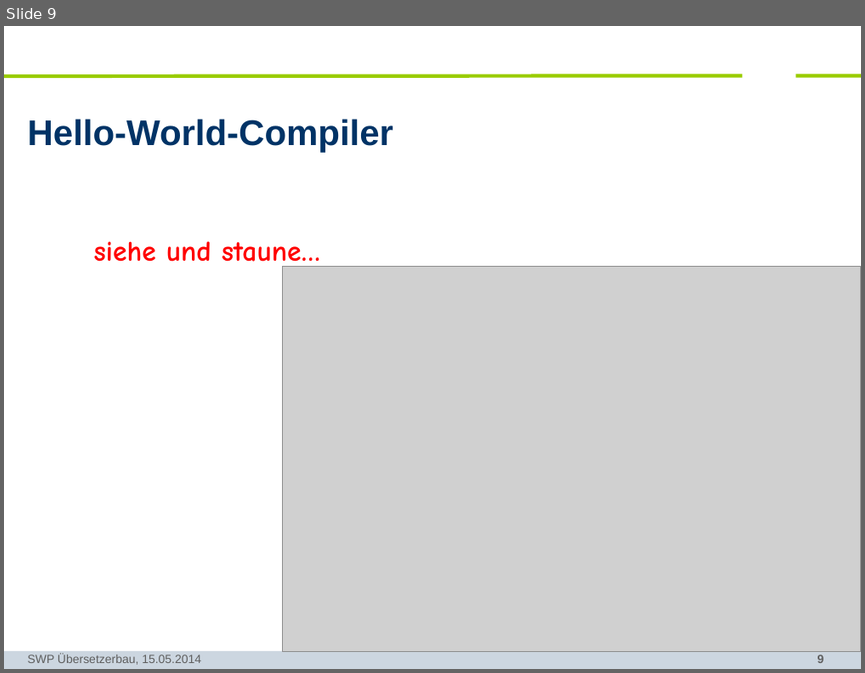
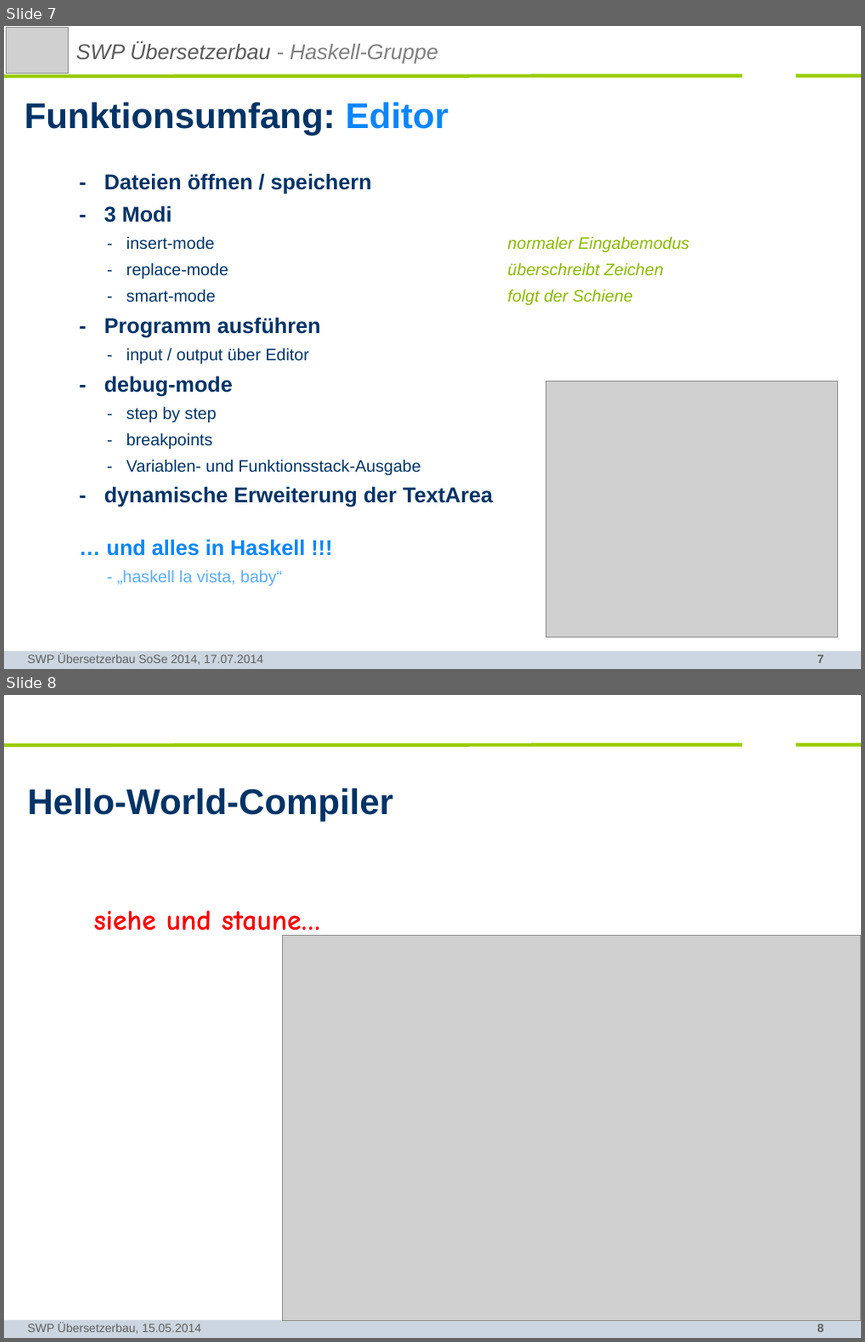
Before and after one commit to SWP-Ubau-SoSe2014-Haskell/SWPSoSe14, a slide deck: documentation/SWPSoSe14MS3.ppt. Shown one above the other, each under a label of ours: slide 9 before the commit, slides 7 and 8 after it. The pictures are 865x673 and 865x1342 pixels, drawn with LibreOffice and Linux fonts; fonts in the diff are those of the drawing; grey boxes stand for pictures; background and template pictures are left out. Boxes give left, top, right and bottom in pixels: in the first picture for what was removed or moved away, otherwise in the second. Text is boxed around its words. In the diff, an @@ line names an element or a change of style, - is before the commit and + after.

```diff
--- a/documentation/SWPSoSe14MS3.ppt
+++ b/documentation/SWPSoSe14MS3.ppt
@@ slide 7 added at (x1=4, y1=26, x2=861, y2=669), background #FFFFFF; not listed: 4 template elements that a slide beside it also shows @@
@@ picture added at (x1=7, y1=28, x2=69, y2=73) @@
@@ text added at (x1=76, y1=42, x2=438, y2=63), 18 pt, text #595959, italic @@
+SWP Übersetzerbau - Haskell-Gruppe
@@ title added at (x1=24, y1=102, x2=449, y2=136), 30 pt, text #003366, bold @@
+Funktionsumfang: Editor
@@ text added at (x1=104, y1=173, x2=689, y2=585), 14 pt, text #003366 @@
+- Dateien öffnen / speichern
+- 3 Modi
+- insert-mode normaler Eingabemodus
+- replace-mode überschreibt Zeichen
+- smart-mode folgt der Schiene
+- Programm ausführen
+- input / output über Editor
+- debug-mode
+- step by step
+- breakpoints
+- Variablen- und Funktionsstack-Ausgabe
+- dynamische Erweiterung der TextArea
+… und alles in Haskell !!!
+- „haskell la vista, baby“
@@ picture added at (x1=546, y1=381, x2=839, y2=637) @@
@@ text added at (x1=28, y1=653, x2=263, y2=664), 10 pt, text #5F5F5F @@
+SWP Übersetzerbau SoSe 2014, 17.07.2014
@@ what was slide 9 is now slide 8 @@
```
Also in this commit, not shown: 4 slides changed, 2 slides removed.
